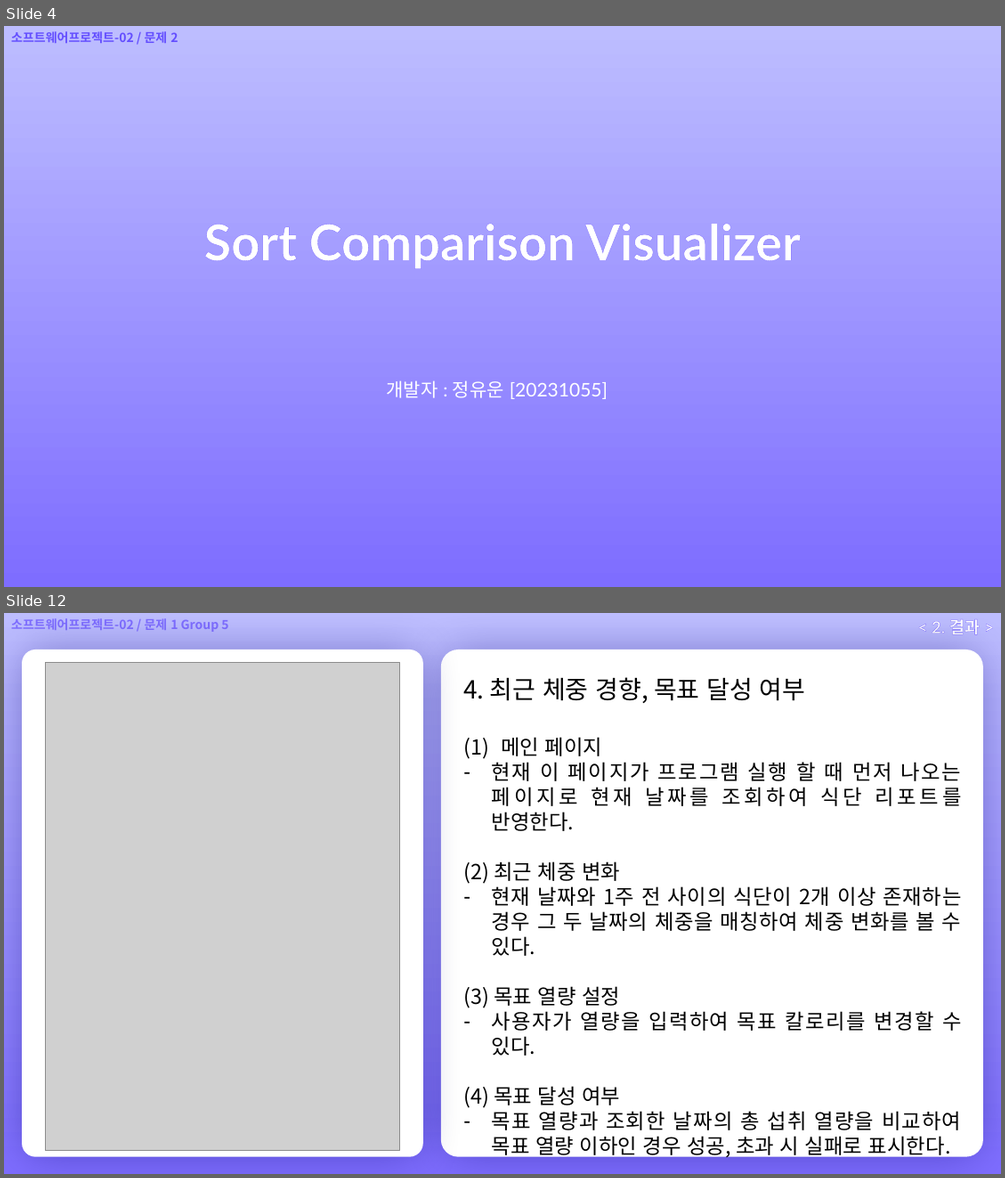
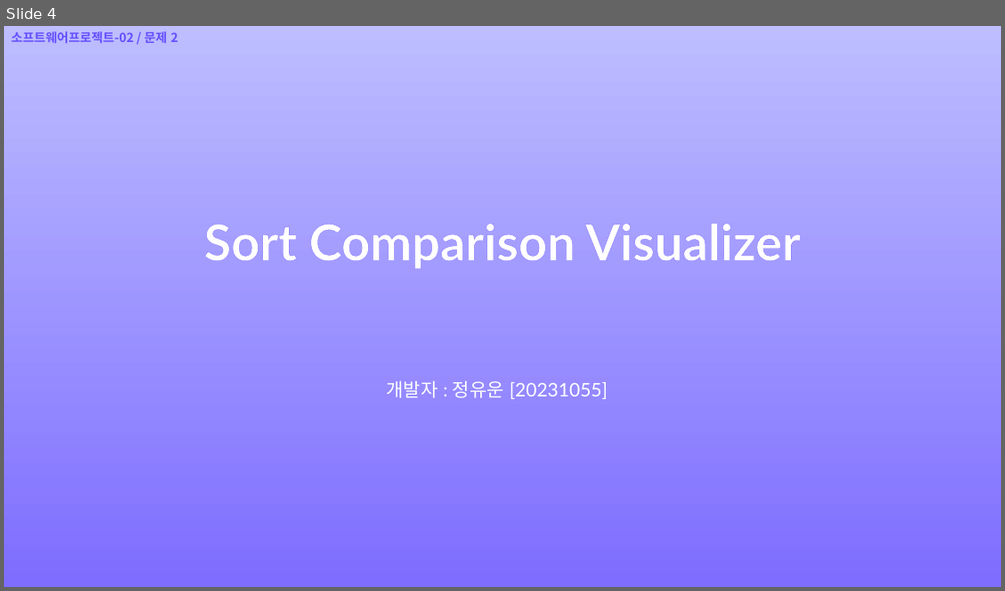
Before and after one commit to Ovie-hex/Software-Project-P2-Sort1055, a slide deck: [문제 2] 문서 기록/[문제 2] 발표자료 탬플릿 [20231055 정유운].pptx. Shown one above the other, each under a label of ours: slides 4 and 12 before the commit, slide 4 after it; the slides between them are not shown. The pictures are 1005x1178 and 1005x591 pixels, drawn with LibreOffice and Linux fonts; fonts in the diff are those of the drawing; grey boxes stand for pictures; background and template pictures are left out. Boxes give left, top, right and bottom in pixels: in the first picture for what was removed or moved away, otherwise in the second. Text is boxed around its words. In the diff, an @@ line names an element or a change of style, - is before the commit and + after.

```diff
--- a/[문제 2] 문서 기록/[문제 2] 발표자료 탬플릿 [20231055 정유운].pptx
+++ b/[문제 2] 문서 기록/[문제 2] 발표자료 탬플릿 [20231055 정유운].pptx
@@ slide 12 removed at [4,613,1001,1174], background picture (left out) @@
@@ text removed at [11,618,228,632] @@
-소프트웨어프로젝트-02 / 문제 1 Group 5
@@ text removed at [931,620,979,635] @@
-< 2. 결과 >
@@ rounded rectangle removed at [22,649,423,1157] @@
@@ picture removed at [45,662,400,1150] @@
@@ rounded rectangle removed at [441,649,983,1157] @@
@@ text removed at [463,677,962,1159] @@
-4. 최근 체중 경향, 목표 달성 여부
-(1) 메인 페이지
-– 현재 이 페이지가 프로그램 실행 할 때 먼저 나오는 페이지로 현재 날짜를 조회하여 식단 리포트를 반영한다.
-(2) 최근 체중 변화
-– 현재 날짜와 1주 전 사이의 식단이 2개 이상 존재하는 경우 그 두 날짜의 체중을 매칭하여 체중 변화를 볼 수 있다.
-(3) 목표 열량 설정
-– 사용자가 열량을 입력하여 목표 칼로리를 변경할 수 있다.
-(4) 목표 달성 여부
-– 목표 열량과 조회한 날짜의 총 섭취 열량을 비교하여 목표 열량 이하인 경우 성공, 초과 시 실패로 표시한다.
```
Also in this commit, not shown: 8 slides changed, 10 slides added, 6 other slides removed, 7 other files.
